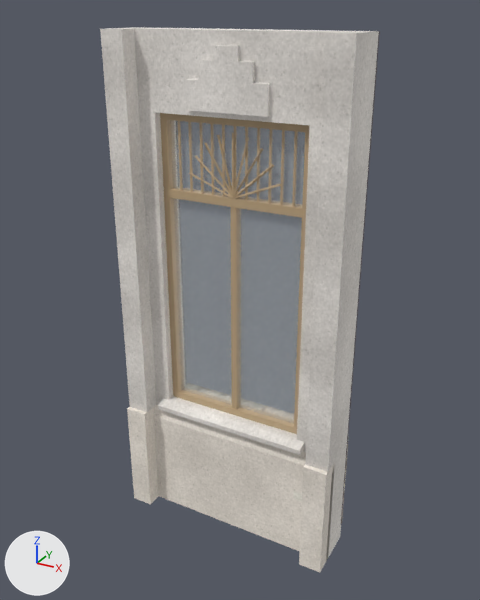
An edit to the glTF model kits/torre-art-deco/pieces/g_win.glb, drawn before and after from the same camera.
Before and after are seen from a 50 mm lens placed at (2.49, -4.34, 4.34), pointed at (0.03, 0.14, 2.1). Arrows for +X, +Y and +Z are at lower left; the lights stay in place. The picture after the commit comes second. Where no turn or scale is listed for an object, it has been applied to the vertices.

Names of what the first picture shows: 'g_win_bronze', 'g_win_glass', 'g_win_granite', 'g_win_stone' and 2 more.
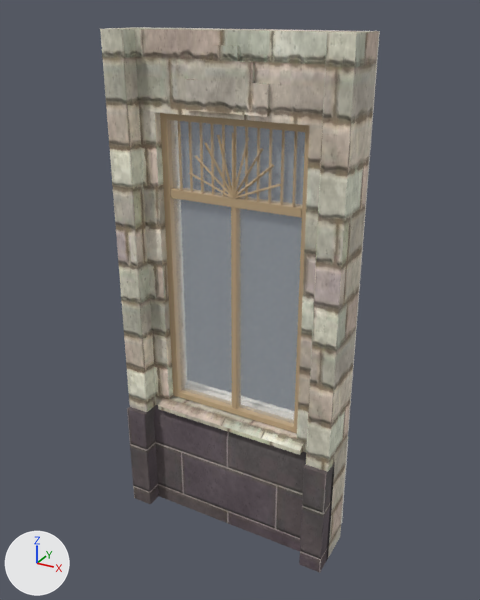
Where the newer file only moved an object's origin or applied its transform, the numbers keep the older frame.

Changed parts and their boxes (x1, y1, x2, y2) in the pictures (480 x 600 px):
'g_win_stone', surface changed (darker)
    both: (100, 27, 379, 558)
'g_win_granite', surface changed (darker)
    both: (127, 405, 335, 573)

Diff of the bpy script that builds the scene:
```diff
--- a/kits/torre-art-deco/pieces/g_win.glb.py
+++ b/kits/torre-art-deco/pieces/g_win.glb.py
@@ mat_stone @@
 n2 = _N.new('ShaderNodeTexImage'); n2.name = 'Image Texture'
-n2.image = img_image_0
+n2.image = img_image_12
 n3 = _N.new('ShaderNodeMath'); n3.name = 'Math'
@@ mat_stone @@
 n5 = _N.new('ShaderNodeTexImage'); n5.name = 'Image Texture.001'
-n5.image = img_image_3
+n5.image = img_image_15
 n6 = _N.new('ShaderNodeNormalMap'); n6.name = 'Normal Map'
@@ mat_stone @@
 n7 = _N.new('ShaderNodeTexImage'); n7.name = 'Image Texture.002'
-n7.image = img_image_1
+n7.image = img_image_13
 _L.new(n0.outputs[0], n1.inputs[0])  # 'BSDF' to 'Surface'
@@ mat_granite @@
 n2 = _N.new('ShaderNodeTexImage'); n2.name = 'Image Texture'
-n2.image = img_image_8
+n2.image = img_image_4
 n3 = _N.new('ShaderNodeMath'); n3.name = 'Math'
@@ mat_granite @@
 n5 = _N.new('ShaderNodeTexImage'); n5.name = 'Image Texture.001'
-n5.image = img_image_11
+n5.image = img_image_7
 n6 = _N.new('ShaderNodeNormalMap'); n6.name = 'Normal Map'
@@ mat_granite @@
 n7 = _N.new('ShaderNodeTexImage'); n7.name = 'Image Texture.002'
-n7.image = img_image_9
+n7.image = img_image_5
 _L.new(n0.outputs[0], n1.inputs[0])  # 'BSDF' to 'Surface'
```
